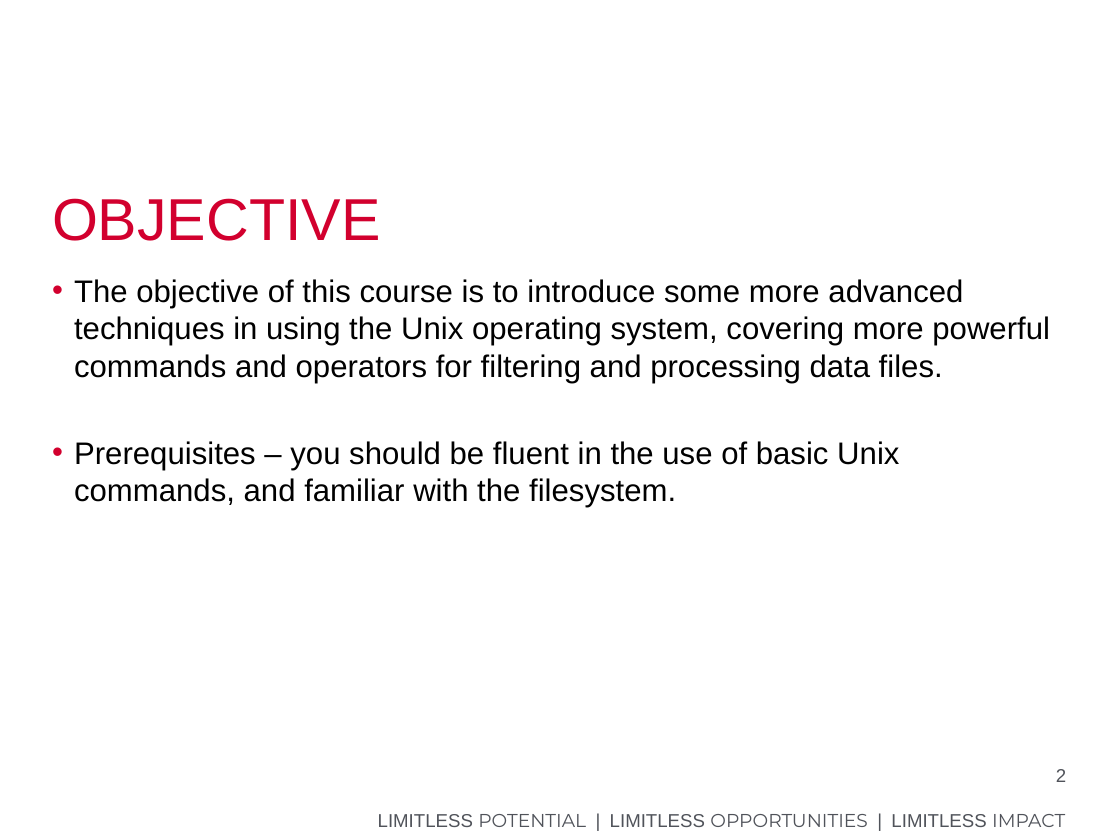
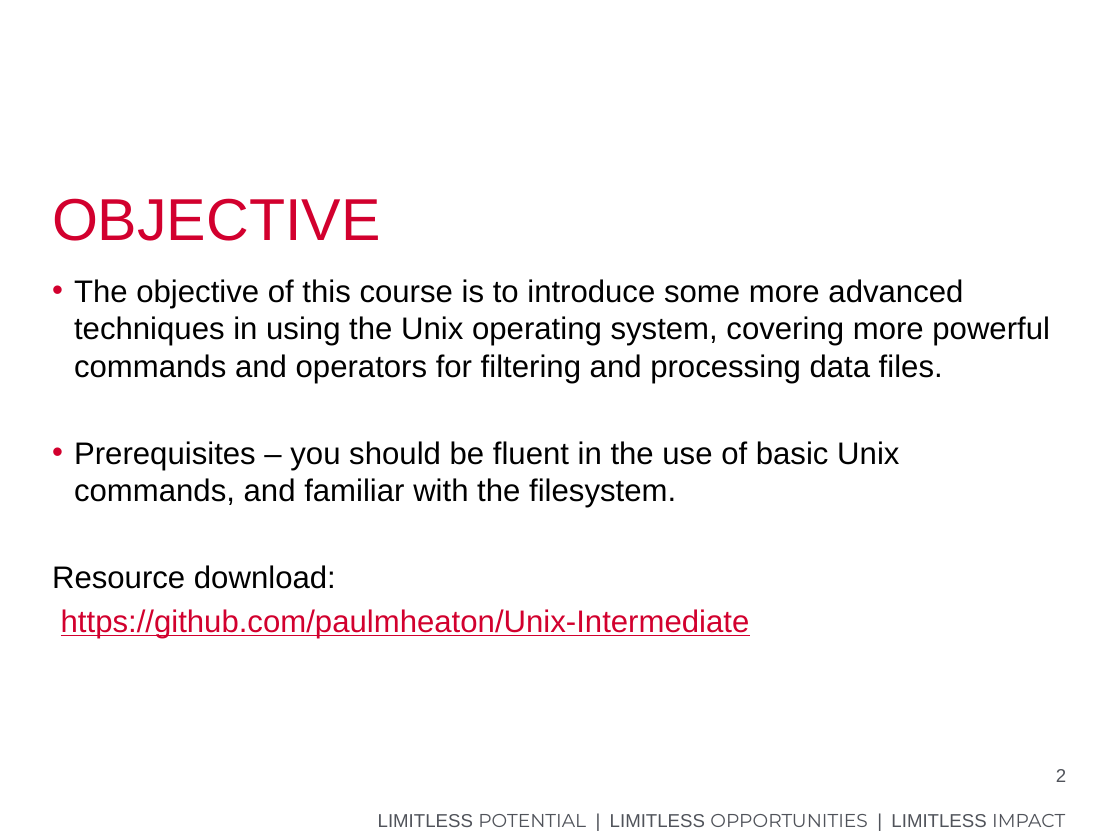
Before and after one commit to paulmheaton/Unix-Intermediate, a slide deck: slide 2 of Unix intermediate.pptx. Drawn at 1120x840 pixels with LibreOffice and Linux fonts; fonts in the diff are those of the drawing; background and template pictures are left out. Boxes give left, top, right and bottom in pixels: in the first picture for what was removed or moved away, otherwise in the second. Text is boxed around its words. In the diff, an @@ line names an element or a change of style, - is before the commit and + after.

```diff
--- a/Unix intermediate.pptx
+++ b/Unix intermediate.pptx
@@ text at (52, 565, 750, 638): paragraphs added @@
+Resource download:
+https://github.com/paulmheaton/Unix-Intermediate
```
Also in this commit, not shown: 3 other slides changed, 8 slides removed, 1 other file.
